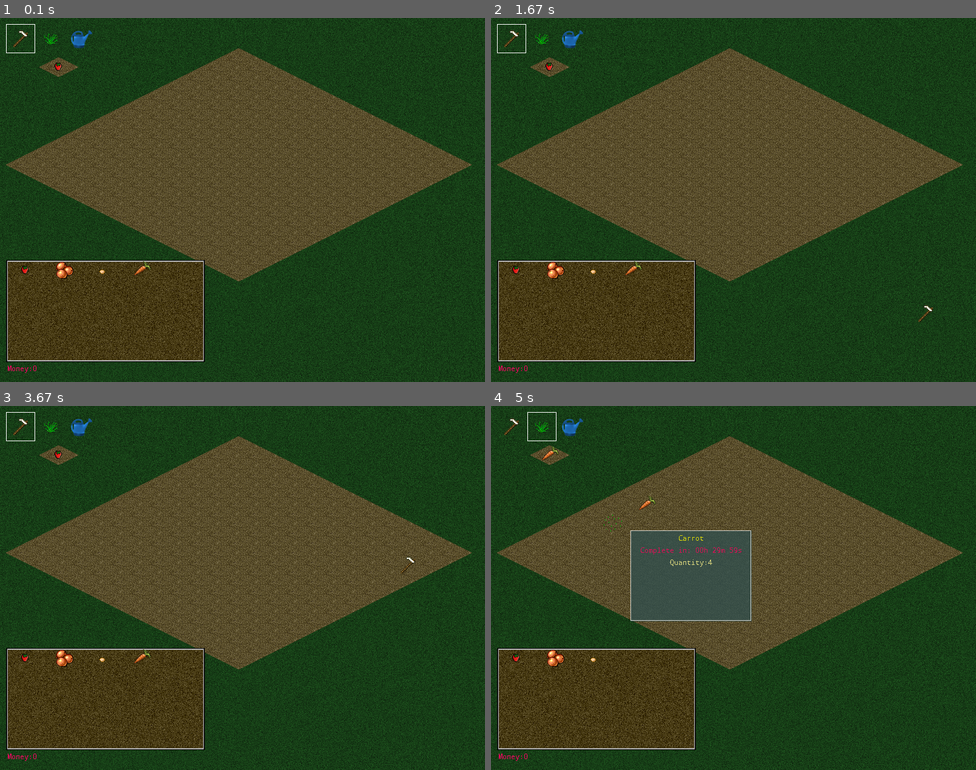
Above: before the commit, frames 1-4 (two rows, left to right).
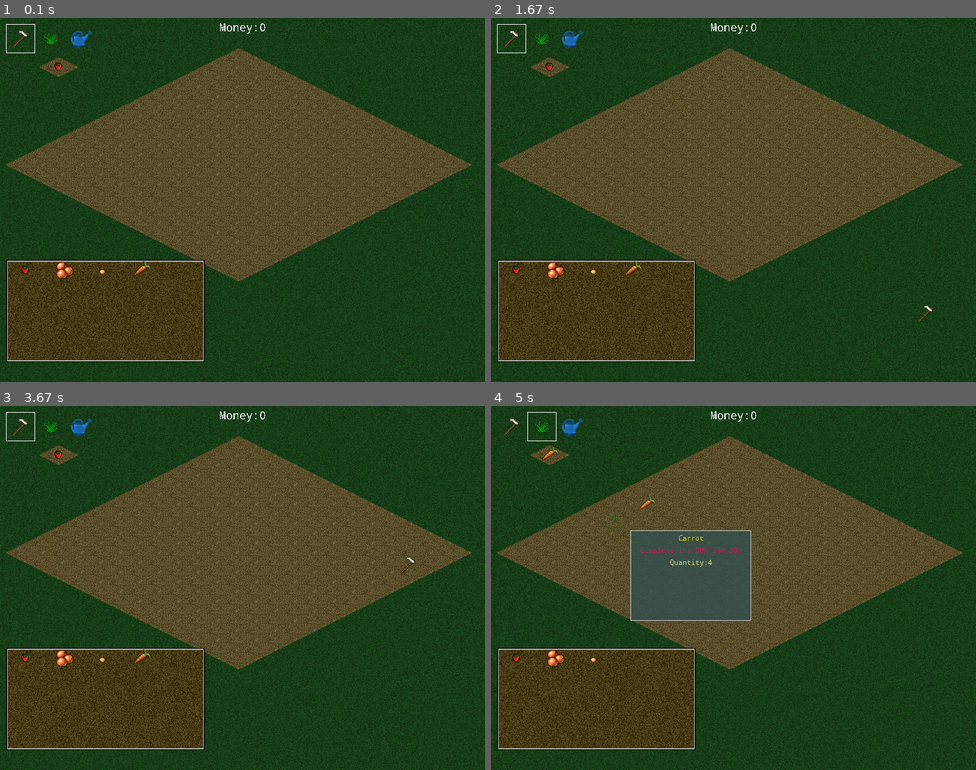
Above: after the commit, the same moments.

Repository: orneo1212/PythonFarmGame
Game: pygame game, started from pyFarmGame.py
The game is run twice, just before and just after one commit, with the same random seed, the same clock (stepped at 60 frames per second) and the same inputs. The source is Python 2; it was converted automatically to run under Python 3.
Inputs (mouse positions are in pixels of both pictures, inside the frame that each line leads up to):
- Up to frame 1 (0.1 s): no input
- Up to frame 2 (1.67 s): click (733, 200) at 0.38 s; click (782, 280) at 0.72 s; click (583, 287) at 1.05 s; click (912, 327) at 1.38 s
- Up to frame 3 (3.67 s): click (252, 464) at 1.72 s; click (218, 682) at 2.05 s; click (227, 526) at 2.38 s; click (174, 511) at 2.72 s; click (368, 555) at 3.05 s; click (392, 580) at 3.38 s
- Up to frame 4 (5 s): click (835, 522) at 3.72 s; click (592, 518) at 4.05 s; click (617, 653) at 4.38 s; click (626, 522) at 4.72 s

The runs differ from the first frame. In frame 1, less than 0.1% of the frame differs, in the area x 1-55%, y 1-98%; in frame 2, less than 0.1%; in frame 3, less than 0.1%; in frame 4, less than 0.1%.

Commit message:
money message white bigger

Diff:
--- a/pyFarmGame.py
+++ b/pyFarmGame.py
@@ -36,6 +36,7 @@
         self.groups = [pygame.sprite.OrderedUpdates()] # view groups
         self.images = ImageLoader(imagesdata)
         self.notifyfont = pygame.font.Font("droidsansmono.ttf", 12)
+        self.font2 = pygame.font.Font("droidsansmono.ttf", 18)
 
         self.currenttool = 'harvest'
         self.currentseed = 0
@@ -178,9 +179,9 @@
         screen.blit(self.images.loadimage('wateringcan'), (110, 10))
 
         text = "Money:%s" % self.player.money
-        text = self.notifyfont.render(text, 0, (255, 0, 100), (255, 0, 255))
+        text = self.font2.render(text, 0, (255, 255, 255), (255, 0, 255))
         text.set_colorkey((255, 0, 255))
-        screen.blit(text, (12, 570))
+        screen.blit(text, (400 - text.get_size()[0] / 2, 5))
 
 
         if self.currenttool == 'harvest':
